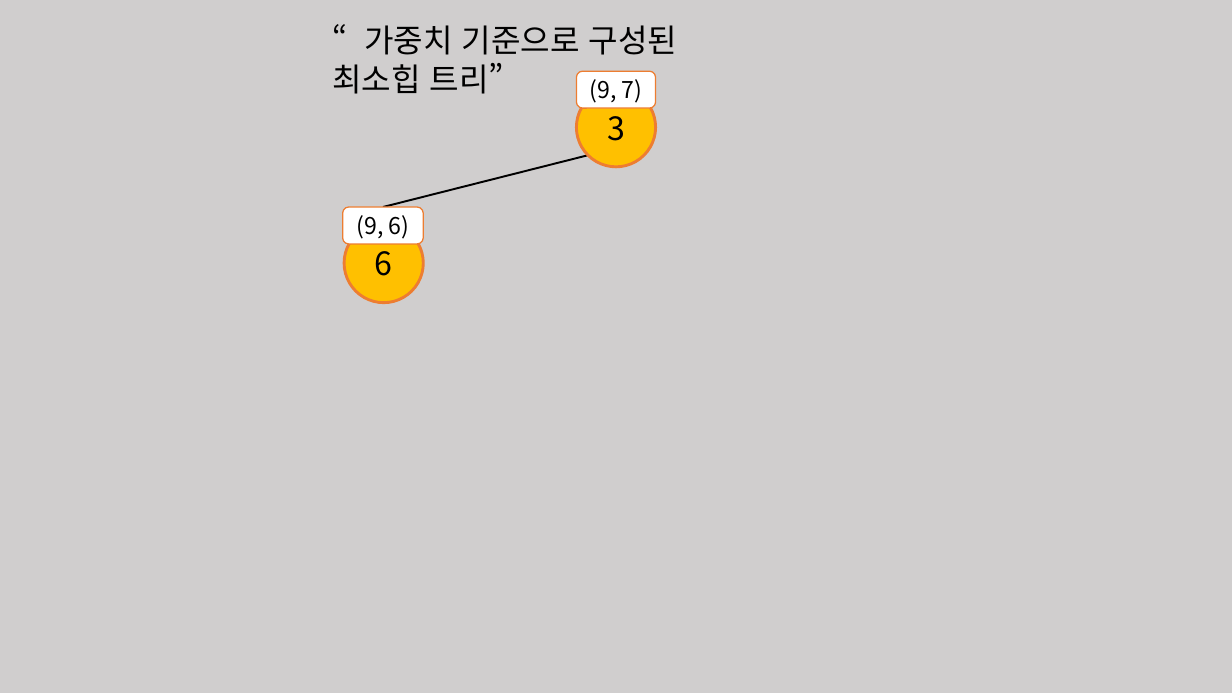
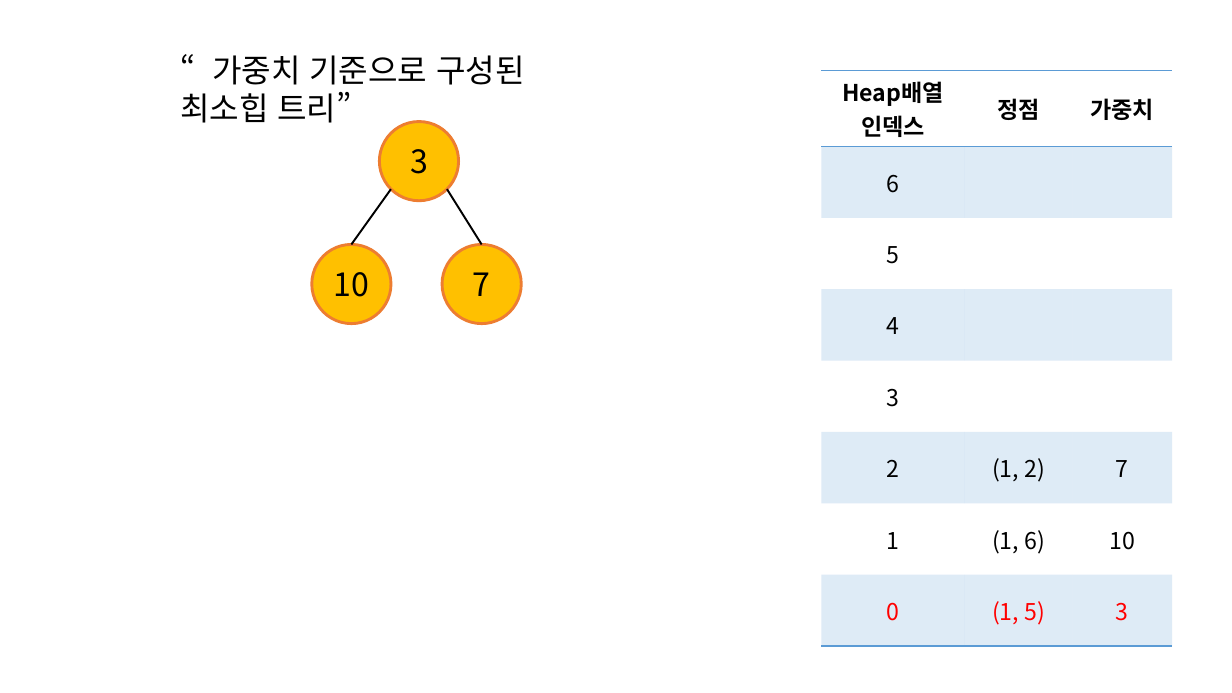
Before and after one commit to comedu20/graph_algorithm, a slide deck: slide 12 of 예제 5_9번/프리젠테이션3.pptx. Drawn at 1232x693 pixels with LibreOffice and Linux fonts; fonts in the diff are those of the drawing. Boxes give left, top, right and bottom in pixels: in the first picture for what was removed or moved away, otherwise in the second. Text is boxed around its words. In the diff, an @@ line names an element or a change of style, - is before the commit and + after.

```diff
--- a/예제 5_9번/프리젠테이션3.pptx
+++ b/예제 5_9번/프리젠테이션3.pptx
@@ background #D0CECE to #FFFFFF @@
@@ text "“가중치 기준으로 구성된 최소힙 트리”" moved from (x1=332, y1=25, x2=677, y2=94) to (x1=180, y1=55, x2=524, y2=123) @@
@@ rounded rectangle removed at (x1=577, y1=71, x2=656, y2=108) @@
-(9, 7)
@@ table added at (x1=822, y1=70, x2=1172, y2=637), 8 rows, 3 columns @@
+Heap배열 / 인덱스 | 정점 | 가중치
+6 |  | 
+5 |  | 
+4 |  | 
+3 |  | 
+2 | (1, 2) | 7
+1 | (1, 6) | 10
+0 | (1, 5) | 3
@@ ellipse "3" moved from (x1=577, y1=88, x2=656, y2=167) to (x1=380, y1=122, x2=459, y2=201) @@
@@ rounded rectangle removed at (x1=343, y1=207, x2=423, y2=244) @@
-(9, 6)
@@ line added from (391, 189) to (351, 245), #000000 1.5 pt @@
@@ line moved from (588, 155) - (383, 207) to (447, 189) - (482, 245) @@
@@ ellipse removed at (x1=344, y1=224, x2=423, y2=303) @@
-6
@@ ellipse added at (x1=311, y1=245, x2=391, y2=324), fill #FFC000, outline #ED7D31 2.25 pt, 25 pt, text #000000 @@
+10
@@ ellipse added at (x1=442, y1=245, x2=521, y2=324), fill #FFC000, outline #ED7D31 2.25 pt, 25 pt, text #000000 @@
+7
```
Also in this commit, not shown: 26 other slides changed, 1 slide added, 1 slide removed, 13 other files.
